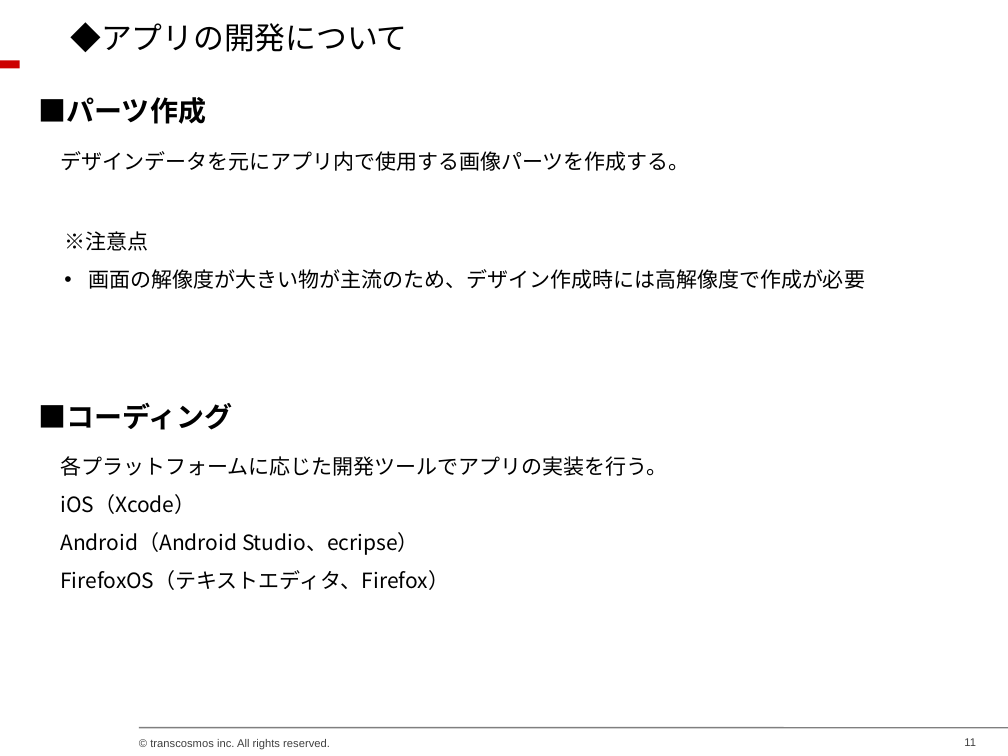
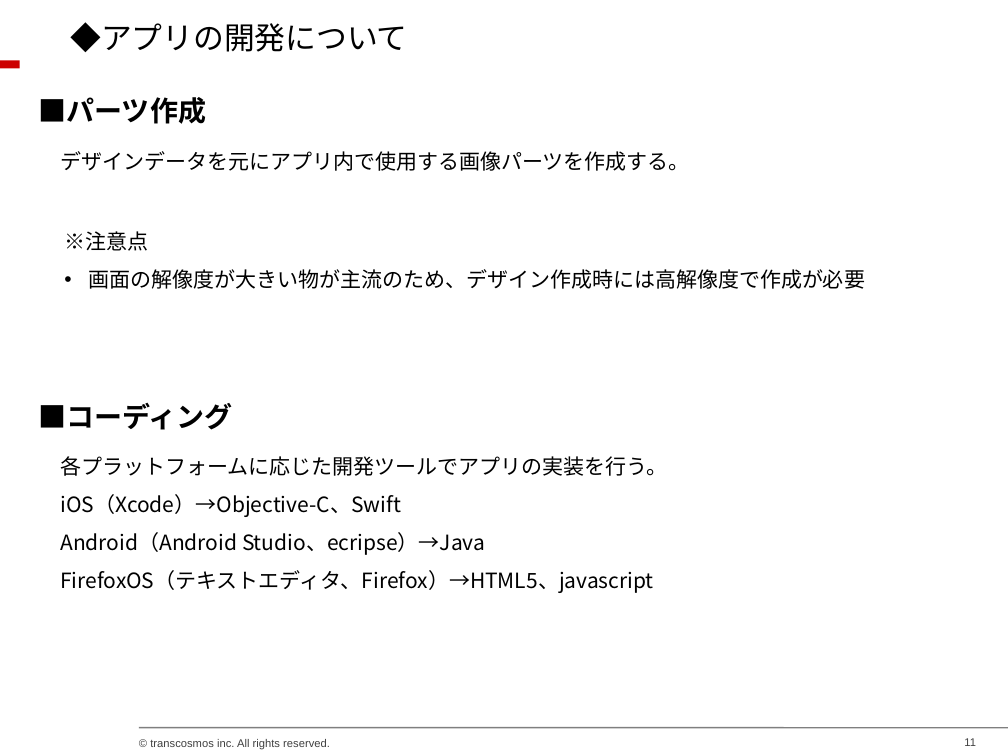
Before and after one commit to chieeeeno/my_common_files, a slide deck: slide 11 of docs/クリエイター勉強会資料/アプリ編/20150122_クリエイターチーム勉強会（アプリ編）.ppt. Drawn at 1008x756 pixels with LibreOffice and Linux fonts; fonts in the diff are those of the drawing; background and template pictures are left out. Boxes give left, top, right and bottom in pixels: in the first picture for what was removed or moved away, otherwise in the second. Text is boxed around its words. In the diff, an @@ line names an element or a change of style, - is before the commit and + after.

```diff
--- a/docs/クリエイター勉強会資料/アプリ編/20150122_クリエイターチーム勉強会（アプリ編）.ppt
+++ b/docs/クリエイター勉強会資料/アプリ編/20150122_クリエイターチーム勉強会（アプリ編）.ppt
@@ text at (60, 494, 654, 593): text changed @@
-iOS（Xcode）
-Android（Android Studio、ecripse）
-FirefoxOS（テキストエディタ、Firefox）
+iOS（Xcode）→Objective-C、Swift
+Android（Android Studio、ecripse）→Java
+FirefoxOS（テキストエディタ、Firefox）→HTML5、javascript
```
Also in this commit, not shown: 2 other slides changed, 3 slides added.
